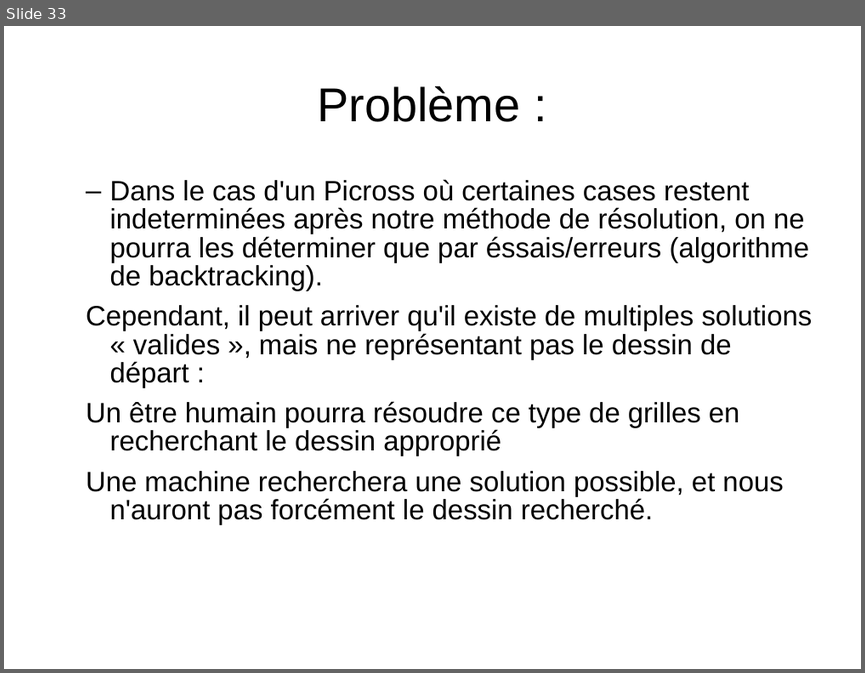
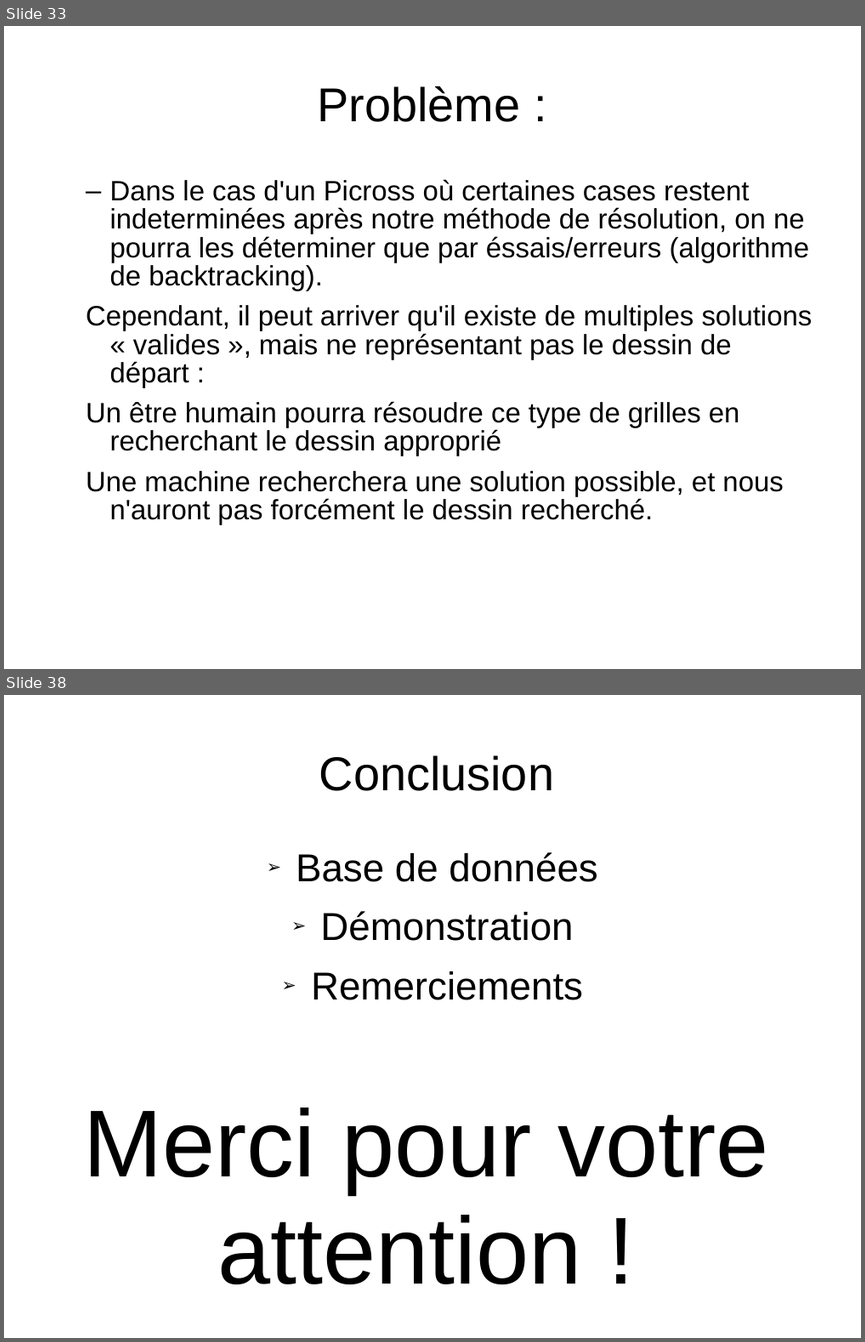
Before and after one commit to benaisc/Picross, a slide deck: Picross.odp. Shown one above the other, each under a label of ours: slide 33 before the commit, slides 33 and 38 after it; the slides between them are not shown. The pictures are 865x673 and 865x1342 pixels, drawn with LibreOffice and Linux fonts; fonts in the diff are those of the drawing. Boxes give left, top, right and bottom in pixels: in the first picture for what was removed or moved away, otherwise in the second. Text is boxed around its words. In the diff, an @@ line names an element or a change of style, - is before the commit and + after.

Commit message:
Voila pour moi

```diff
--- a/Picross.odp
+++ b/Picross.odp
@@ slide 38 added at <box>4,695,861,1338</box>, background #FFFFFF @@
@@ title added at <box>319,755,554,791</box>, 44 pt, text #000000 @@
+Conclusion
@@ text added at <box>296,852,597,1000</box>, 36 pt, text #000000 @@
+➢ Base de données
+➢ Démonstration
+➢ Remerciements
@@ text added at <box>83,1107,769,1284</box>, 88 pt, text #000000 @@
+Merci pour votre attention !
```
Also in this commit, not shown: 5 slides changed, 2 other slides added, 1 slide removed.
